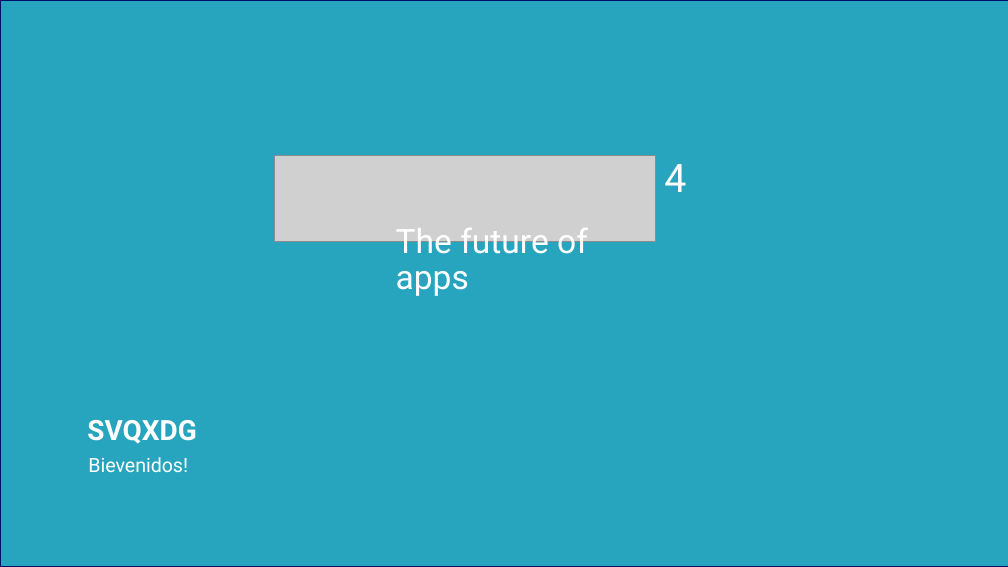
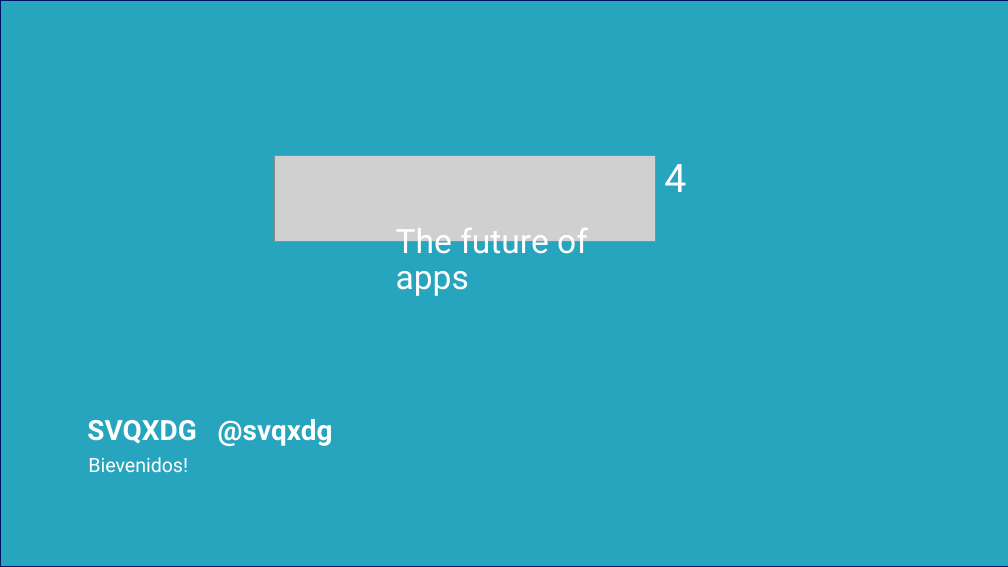
Before and after one commit to jsuarezruiz/Events, a slide deck: slide 1 of Xamarin 4 Party/01. Xamarin 4 Welcome.pptx. Drawn at 1008x567 pixels with LibreOffice and Linux fonts; fonts in the diff are those of the drawing; grey boxes stand for pictures. Boxes give left, top, right and bottom in pixels: in the first picture for what was removed or moved away, otherwise in the second. Text is boxed around its words. In the diff, an @@ line names an element or a change of style, - is before the commit and + after.

```diff
--- a/Xamarin 4 Party/01. Xamarin 4 Welcome.pptx
+++ b/Xamarin 4 Party/01. Xamarin 4 Welcome.pptx
@@ text at box(87, 419, 333, 446): text changed @@
-SVQXDG
+SVQXDG @svqxdg
```
Also in this commit, not shown: 22 other files.
